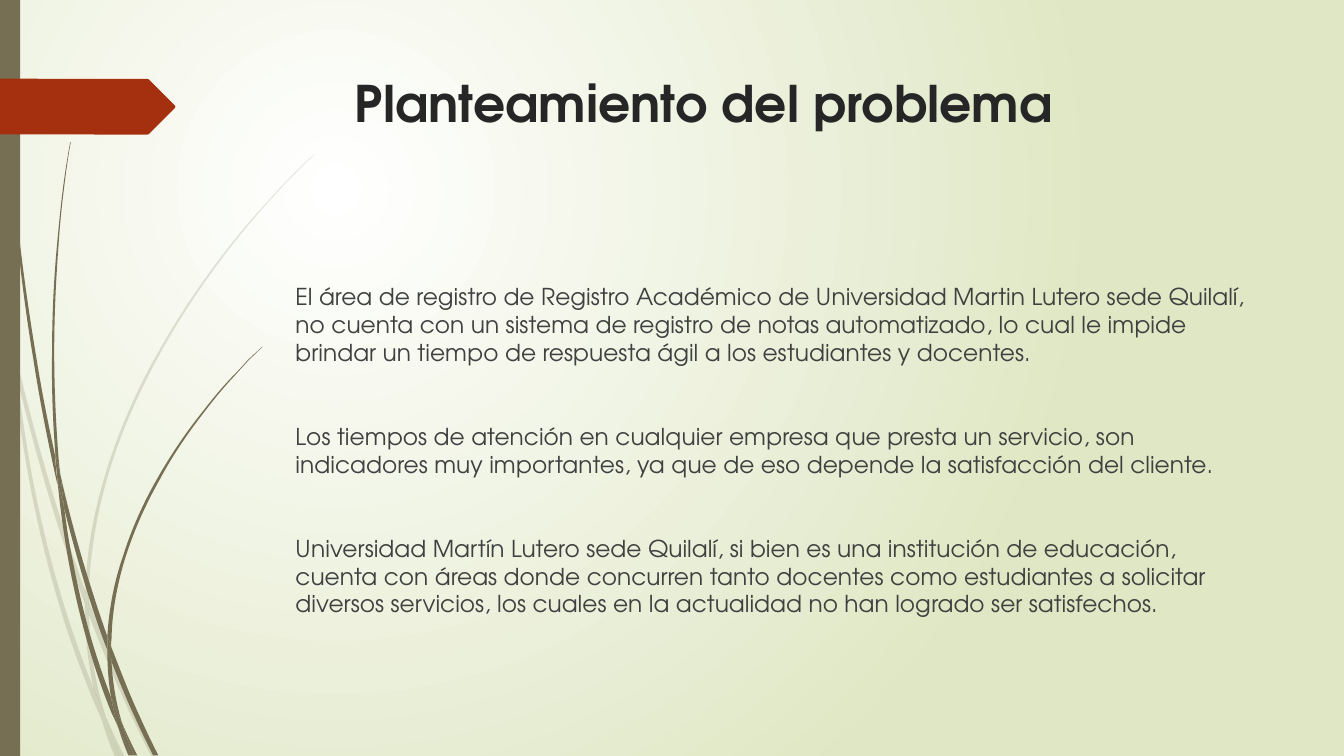
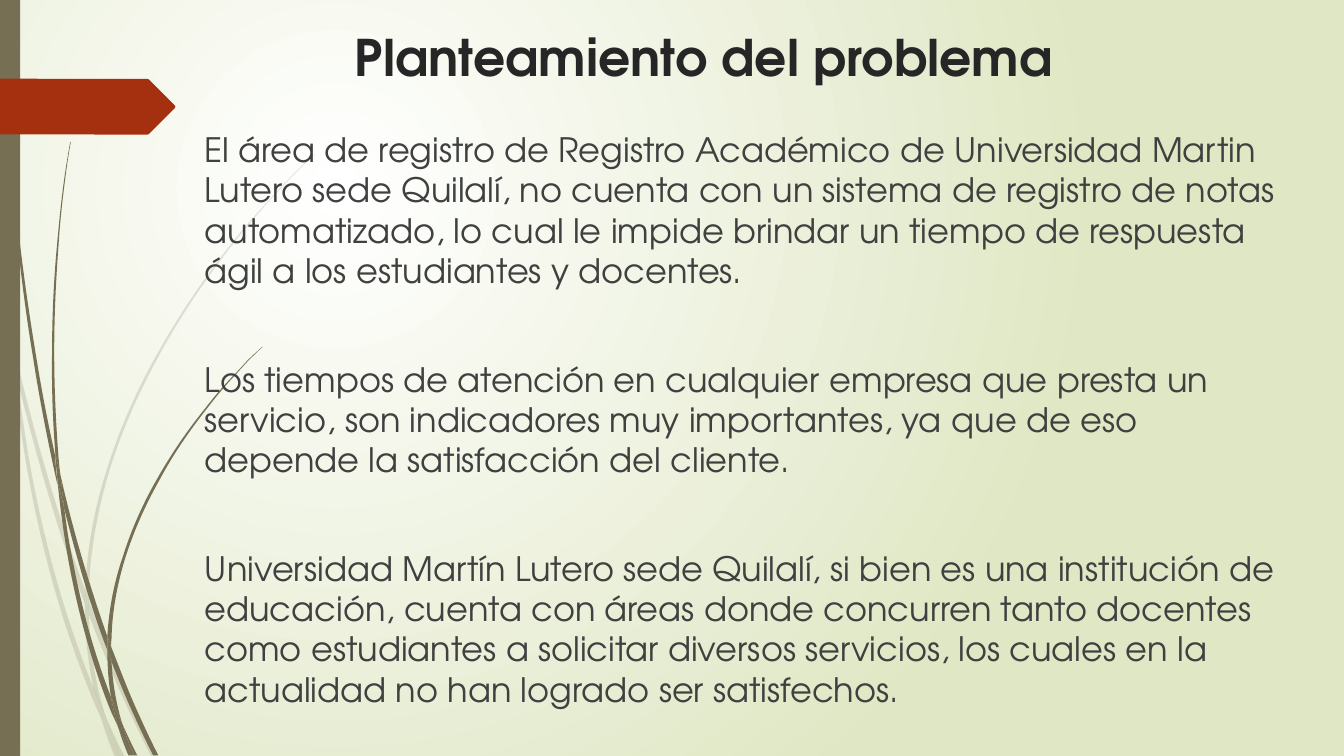
Before and after one commit to francha23/sistema-de-notas, a slide deck: slide 7 of Presentacion/El principio de la sabiduría es el temor.pptx. Drawn at 1344x756 pixels with LibreOffice and Linux fonts; fonts in the diff are those of the drawing. Boxes give left, top, right and bottom in pixels: in the first picture for what was removed or moved away, otherwise in the second. Text is boxed around its words. In the diff, an @@ line names an element or a change of style, - is before the commit and + after.

```diff
--- a/Presentacion/El principio de la sabiduría es el temor.pptx
+++ b/Presentacion/El principio de la sabiduría es el temor.pptx
@@ title "Planteamiento del problema": place and size @@
-title "Planteamiento del problema" at [355, 83, 1052, 132]
+title "Planteamiento del problema" at [355, 37, 1052, 86]
@@ text "El área de registro de ...": place and size @@
-text "El área de registro de ..." at [295, 287, 1245, 617]
+text "El área de registro de ..." at [205, 136, 1274, 709]
@@ text "El área de registro de ..." at [205, 136, 1274, 709]: size 16.6 to 24 pt @@
```
Also in this commit, not shown: 9 other slides changed, 2 slides added, 41 slides removed.
